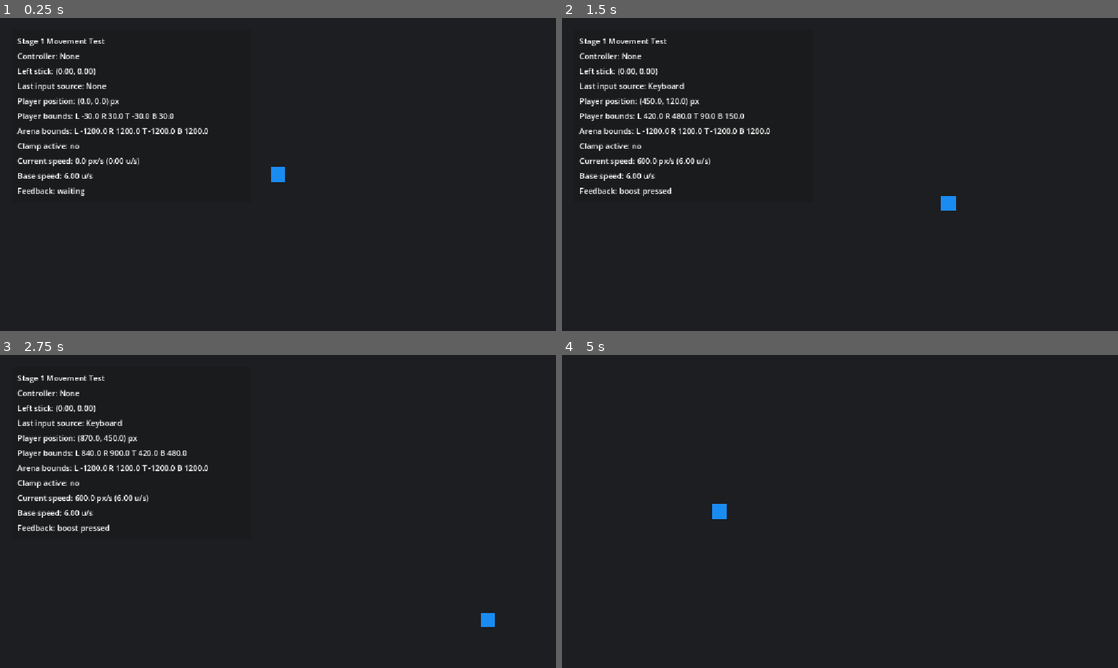
Above: before the commit, frames 1-4 (two rows, left to right).
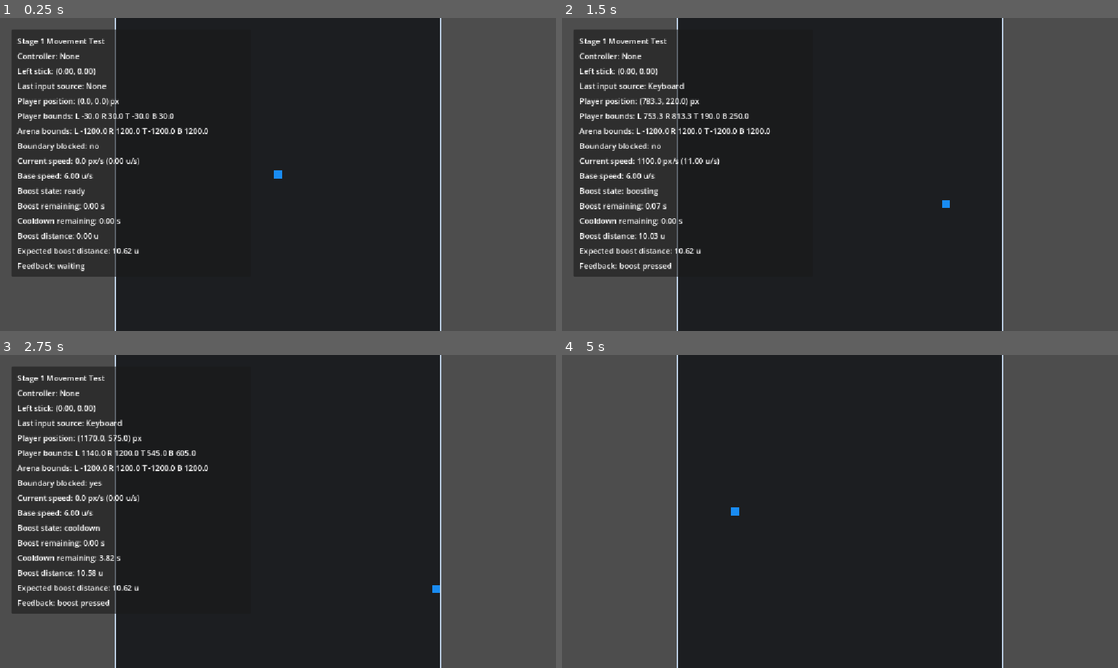
Above: after the commit, the same moments.

Repository: mrubinelli/Melee-Mayhem
Game: Godot game, scene res://scenes/main.tscn
The game is run twice, just before and just after one commit, with the same random seed, the same clock (stepped at 60 frames per second) and the same inputs.
Inputs:
- Up to frame 1 (0.25 s): no input
- Up to frame 2 (1.5 s): tap Enter at 0.5 s; hold D (move_right) 0.53-1.28 s; hold Space (boost) 0.53-1.28 s; hold S (move_down) from 1.28 s (still down); tap Space (boost) at 1.35 s
- Up to frame 3 (2.75 s): release S (move_down) at 2.03 s; hold D (move_right) from 2.03 s (still down); hold Space (boost) from 2.03 s (still down)
- Up to frame 4 (5 s): release D (move_right) at 2.78 s; release Space (boost) at 2.78 s; hold W (move_up) 2.78-3.53 s; tap Space (boost) at 2.85, 4.35 s; hold Space (boost) 3.53-4.28 s; hold A (move_left) from 3.53 s (still down); tap R (reset) at 4.15 s; tap F5 (toggle_debug) at 4.9 s

The runs differ from the first frame. In frame 1, 29% of the frame differs, in the area x 0-100%, y 0-100%; in frame 2, 29%; in frame 3, 29%; in frame 4, 42%.

Commit message:
Add Stage 2 generic boost prototype

Diff:
--- a/project.godot
+++ b/project.godot
@@ -11,82 +11,82 @@
 [application]
 
 config/name="Melee Mayhem"
+run/main_scene="res://scenes/main.tscn"
 config/features=PackedStringArray("4.7", "GL Compatibility")
 config/icon="res://icon.svg"
-run/main_scene="res://scenes/main.tscn"
 
 [display]
 
 window/stretch/mode="canvas_items"
 window/stretch/aspect="expand"
 
-[physics]
-
-3d/physics_engine="Jolt Physics"
-
 [input]
 
 move_left={
 "deadzone": 0.5,
-"events": [Object(InputEventKey,"resource_local_to_scene":false,"device":-1,"window_id":0,"alt_pressed":f …(185 unchanged characters)…
-, Object(InputEventJoypadMotion,"resource_local_to_scene":false,"device":-1,"axis":0,"axis_value":-1.0,"script":null)
+"events": [Object(InputEventKey,"resource_local_to_scene":false,"resource_name":"","device":-1,"window_id":0,"alt_pressed":f …(185 unchanged characters)…
+, Object(InputEventJoypadMotion,"resource_local_to_scene":false,"resource_name":"","device":-1,"axis":0,"axis_value":-1.0,"script":null)
 ]
 }
 move_right={
 "deadzone": 0.5,
-"events": [Object(InputEventKey,"resource_local_to_scene":false,"device":-1,"window_id":0,"alt_pressed":f …(185 unchanged characters)…
-, Object(InputEventJoypadMotion,"resource_local_to_scene":false,"device":-1,"axis":0,"axis_value":1.0,"script":null)
+"events": [Object(InputEventKey,"resource_local_to_scene":false,"resource_name":"","device":-1,"window_id":0,"alt_pressed":f …(185 unchanged characters)…
+, Object(InputEventJoypadMotion,"resource_local_to_scene":false,"resource_name":"","device":-1,"axis":0,"axis_value":1.0,"script":null)
 ]
 }
 move_up={
 "deadzone": 0.5,
-"events": [Object(InputEventKey,"resource_local_to_scene":false,"device":-1,"window_id":0,"alt_pressed":f …(185 unchanged characters)…
-, Object(InputEventJoypadMotion,"resource_local_to_scene":false,"device":-1,"axis":1,"axis_value":-1.0,"script":null)
+"events": [Object(InputEventKey,"resource_local_to_scene":false,"resource_name":"","device":-1,"window_id":0,"alt_pressed":f …(185 unchanged characters)…
+, Object(InputEventJoypadMotion,"resource_local_to_scene":false,"resource_name":"","device":-1,"axis":1,"axis_value":-1.0,"script":null)
 ]
 }
 move_down={
 "deadzone": 0.5,
-"events": [Object(InputEventKey,"resource_local_to_scene":false,"device":-1,"window_id":0,"alt_pressed":f …(185 unchanged characters)…
-, Object(InputEventJoypadMotion,"resource_local_to_scene":false,"device":-1,"axis":1,"axis_value":1.0,"script":null)
+"events": [Object(InputEventKey,"resource_local_to_scene":false,"resource_name":"","device":-1,"window_id":0,"alt_pressed":f …(185 unchanged characters)…
+, Object(InputEventJoypadMotion,"resource_local_to_scene":false,"resource_name":"","device":-1,"axis":1,"axis_value":1.0,"script":null)
 ]
 }
 boost={
 "deadzone": 0.5,
-"events": [Object(InputEventKey,"resource_local_to_scene":false,"device":-1,"window_id":0,"alt_pressed":f …(185 unchanged characters)…
-, Object(InputEventJoypadMotion,"resource_local_to_scene":false,"device":-1,"axis":5,"axis_value":1.0,"script":null)
+"events": [Object(InputEventKey,"resource_local_to_scene":false,"resource_name":"","device":-1,"window_id":0,"alt_pressed":f …(185 unchanged characters)…
+, Object(InputEventJoypadMotion,"resource_local_to_scene":false,"resource_name":"","device":-1,"axis":5,"axis_value":1.0,"script":null)
 ]
 }
 cancel={
 "deadzone": 0.5,
-"events": [Object(InputEventKey,"resource_local_to_scene":false,"device":-1,"window_id":0,"alt_pressed":f …(190 unchanged characters)…
-, Object(InputEventJoypadButton,"resource_local_to_scene":false,"device":-1,"button_index":1,"pressure":0.0,"pressed":false,"script":null)
+"events": [Object(InputEventKey,"resource_local_to_scene":false,"resource_name":"","device":-1,"window_id":0,"alt_pressed":f …(190 unchanged characters)…
+, Object(InputEventJoypadButton,"resource_local_to_scene":false,"resource_name":"","device":-1,"button_index":1,"pressure":0.0,"pressed":false,"script":null)
 ]
 }
 reset={
 "deadzone": 0.5,
-"events": [Object(InputEventKey,"resource_local_to_scene":false,"device":-1,"window_id":0,"alt_pressed":f …(185 unchanged characters)…
-, Object(InputEventJoypadButton,"resource_local_to_scene":false,"device":-1,"button_index":6,"pressure":0.0,"pressed":false,"script":null)
+"events": [Object(InputEventKey,"resource_local_to_scene":false,"resource_name":"","device":-1,"window_id":0,"alt_pressed":f …(185 unchanged characters)…
+, Object(InputEventJoypadButton,"resource_local_to_scene":false,"resource_name":"","device":-1,"button_index":6,"pressure":0.0,"pressed":false,"script":null)
 ]
 }
 switch_archetype={
 "deadzone": 0.5,
-"events": [Object(InputEventKey,"resource_local_to_scene":false,"device":-1,"window_id":0,"alt_pressed":f …(185 unchanged characters)…
-, Object(InputEventKey,"resource_local_to_scene":false,"device":-1,"window_id":0,"alt_pressed":false,"shift_pressed":false,"ctrl_pressed":false,"meta_pressed":false,"pressed":false,"keycode":0,"physical_keycode":50,"key_label":0,"unicode":0,"location":0,"echo":false,"script":null)
-, Object(InputEventKey,"resource_local_to_scene":false,"device":-1,"window_id":0,"alt_pressed":false,"shift_pressed":false,"ctrl_pressed":false,"meta_pressed":false,"pressed":false,"keycode":0,"physical_keycode":51,"key_label":0,"unicode":0,"location":0,"echo":false,"script":null)
-, Object(InputEventKey,"resource_local_to_scene":false,"device":-1,"window_id":0,"alt_pressed":false,"shift_pressed":false,"ctrl_pressed":false,"meta_pressed":false,"pressed":false,"keycode":0,"physical_keycode":52,"key_label":0,"unicode":0,"location":0,"echo":false,"script":null)
-, Object(InputEventKey,"resource_local_to_scene":false,"device":-1,"window_id":0,"alt_pressed":false,"shift_pressed":false,"ctrl_pressed":false,"meta_pressed":false,"pressed":false,"keycode":0,"physical_keycode":53,"key_label":0,"unicode":0,"location":0,"echo":false,"script":null)
-, Object(InputEventJoypadButton,"resource_local_to_scene":false,"device":-1,"button_index":11,"pressure":0.0,"pressed":false,"script":null)
-, Object(InputEventJoypadButton,"resource_local_to_scene":false,"device":-1,"button_index":12,"pressure":0.0,"pressed":false,"script":null)
-, Object(InputEventJoypadButton,"resource_local_to_scene":false,"device":-1,"button_index":13,"pressure":0.0,"pressed":false,"script":null)
-, Object(InputEventJoypadButton,"resource_local_to_scene":false,"device":-1,"button_index":14,"pressure":0.0,"pressed":false,"script":null)
+"events": [Object(InputEventKey,"resource_local_to_scene":false,"resource_name":"","device":-1,"window_id":0,"alt_pressed":f …(185 unchanged characters)…
+, Object(InputEventKey,"resource_local_to_scene":false,"resource_name":"","device":-1,"window_id":0,"alt_pressed":false,"shift_pressed":false,"ctrl_pressed":false,"meta_pressed":false,"pressed":false,"keycode":0,"physical_keycode":50,"key_label":0,"unicode":0,"location":0,"echo":false,"script":null)
+, Object(InputEventKey,"resource_local_to_scene":false,"resource_name":"","device":-1,"window_id":0,"alt_pressed":false,"shift_pressed":false,"ctrl_pressed":false,"meta_pressed":false,"pressed":false,"keycode":0,"physical_keycode":51,"key_label":0,"unicode":0,"location":0,"echo":false,"script":null)
+, Object(InputEventKey,"resource_local_to_scene":false,"resource_name":"","device":-1,"window_id":0,"alt_pressed":false,"shift_pressed":false,"ctrl_pressed":false,"meta_pressed":false,"pressed":false,"keycode":0,"physical_keycode":52,"key_label":0,"unicode":0,"location":0,"echo":false,"script":null)
+, Object(InputEventKey,"resource_local_to_scene":false,"resource_name":"","device":-1,"window_id":0,"alt_pressed":false,"shift_pressed":false,"ctrl_pressed":false,"meta_pressed":false,"pressed":false,"keycode":0,"physical_keycode":53,"key_label":0,"unicode":0,"location":0,"echo":false,"script":null)
+, Object(InputEventJoypadButton,"resource_local_to_scene":false,"resource_name":"","device":-1,"button_index":11,"pressure":0.0,"pressed":false,"script":null)
+, Object(InputEventJoypadButton,"resource_local_to_scene":false,"resource_name":"","device":-1,"button_index":12,"pressure":0.0,"pressed":false,"script":null)
+, Object(InputEventJoypadButton,"resource_local_to_scene":false,"resource_name":"","device":-1,"button_index":13,"pressure":0.0,"pressed":false,"script":null)
+, Object(InputEventJoypadButton,"resource_local_to_scene":false,"resource_name":"","device":-1,"button_index":14,"pressure":0.0,"pressed":false,"script":null)
 ]
 }
 toggle_debug={
 "deadzone": 0.5,
-"events": [Object(InputEventKey,"resource_local_to_scene":false,"device":-1,"window_id":0,"alt_pressed":f …(190 unchanged characters)…
-, Object(InputEventJoypadButton,"resource_local_to_scene":false,"device":-1,"button_index":3,"pressure":0.0,"pressed":false,"script":null)
+"events": [Object(InputEventKey,"resource_local_to_scene":false,"resource_name":"","device":-1,"window_id":0,"alt_pressed":f …(190 unchanged characters)…
+, Object(InputEventJoypadButton,"resource_local_to_scene":false,"resource_name":"","device":-1,"button_index":3,"pressure":0.0,"pressed":false,"script":null)
 ]
 }
+
+[physics]
+
+3d/physics_engine="Jolt Physics"
 
 [rendering]
 
--- /dev/null
+++ b/resources/boost/generic_boost_tuning.tres
@@ -0,0 +1,11 @@
+[gd_resource type="Resource" script_class="BoostTuning" load_steps=2 format=3]
+
+[ext_resource type="Script" path="res://scripts/player/boost_tuning.gd" id="1_boost_tuning"]
+
+[resource]
+script = ExtResource("1_boost_tuning")
+duration = 1.0
+top_speed_units = 11.0
+time_to_top_speed = 0.15
+cooldown = 5.0
+steering_strength = 1.0
--- a/scenes/main.tscn
+++ b/scenes/main.tscn
@@ -17,7 +17,7 @@
 
 [node name="Camera2D" type="Camera2D" parent="."]
 position = Vector2(0, 0)
-zoom = Vector2(0.5, 0.5)
+zoom = Vector2(0.28, 0.28)
 position_smoothing_enabled = false
 enabled = true
 
@@ -29,7 +29,7 @@
 offset_left = 24.0
 offset_top = 24.0
 offset_right = 520.0
-offset_bottom = 332.0
+offset_bottom = 480.0
 
 [node name="Margin" type="MarginContainer" parent="DebugPanel/Panel"]
 layout_mode = 2
@@ -79,7 +79,7 @@
 [node name="ClampLabel" type="Label" parent="DebugPanel/Panel/Margin/Rows"]
 unique_name_in_owner = true
 layout_mode = 2
-text = "Clamp active: no"
+text = "Boundary blocked: no"
 
 [node name="SpeedLabel" type="Label" parent="DebugPanel/Panel/Margin/Rows"]
 unique_name_in_owner = true
@@ -91,6 +91,31 @@
 layout_mode = 2
 text = "Base speed: 6.00 u/s"
 
+[node name="BoostStateLabel" type="Label" parent="DebugPanel/Panel/Margin/Rows"]
+unique_name_in_owner = true
+layout_mode = 2
+text = "Boost state: ready"
+
+[node name="BoostTimeLabel" type="Label" parent="DebugPanel/Panel/Margin/Rows"]
+unique_name_in_owner = true
+layout_mode = 2
+text = "Boost remaining: 0.00 s"
+
+[node name="CooldownLabel" type="Label" parent="DebugPanel/Panel/Margin/Rows"]
+unique_name_in_owner = true
+layout_mode = 2
+text = "Cooldown remaining: 0.00 s"
+
+[node name="BoostDistanceLabel" type="Label" parent="DebugPanel/Panel/Margin/Rows"]
+unique_name_in_owner = true
+layout_mode = 2
+text = "Boost distance: 0.00 u"
+
+[node name="ExpectedBoostDistanceLabel" type="Label" parent="DebugPanel/Panel/Margin/Rows"]
+unique_name_in_owner = true
+layout_mode = 2
+text = "Expected boost distance: 0.00 u"
+
 [node name="FeedbackLabel" type="Label" parent="DebugPanel/Panel/Margin/Rows"]
 unique_name_in_owner = true
 layout_mode = 2
--- a/scenes/player.tscn
+++ b/scenes/player.tscn
@@ -1,6 +1,7 @@
-[gd_scene load_steps=3 format=3]
+[gd_scene load_steps=4 format=3]
 
 [ext_resource type="Script" path="res://scripts/player/player_controller.gd" id="1_player"]
+[ext_resource type="Resource" path="res://resources/boost/generic_boost_tuning.tres" id="2_boost_tuning"]
 
 [sub_resource type="RectangleShape2D" id="RectangleShape2D_player"]
 size = Vector2(60, 60)
@@ -8,6 +9,7 @@
 [node name="Player" type="CharacterBody2D"]
 collision_mask = 2
 script = ExtResource("1_player")
+boost_tuning = ExtResource("2_boost_tuning")
 
 [node name="Body" type="Polygon2D" parent="."]
 polygon = PackedVector2Array(-30, -30, 30, -30, 30, 30, -30, 30)
--- a/scripts/input/input_device_test.gd
+++ b/scripts/input/input_device_test.gd
@@ -18,6 +18,11 @@
 	debug_panel.set_arena_bounds(player.get_arena_bounds())
 	debug_panel.set_clamp_active(player.is_clamp_active())
 	debug_panel.set_player_speed(player.get_speed_pixels(), player.get_speed_units())
+	debug_panel.set_boost_state(player.get_boost_state_name())
+	debug_panel.set_boost_time_remaining(player.get_boost_time_remaining())
+	debug_panel.set_cooldown_remaining(player.get_cooldown_remaining())
+	debug_panel.set_boost_distance(player.get_boost_distance_units())
+	debug_panel.set_expected_boost_distance(player.get_expected_boost_distance_units())
 
 
 func _unhandled_input(event: InputEvent) -> void:
--- /dev/null
+++ b/scripts/player/boost_tuning.gd
@@ -0,0 +1,8 @@
+extends Resource
+class_name BoostTuning
+
+@export var duration := 1.0
+@export var top_speed_units := 11.0
+@export var time_to_top_speed := 0.15
+@export var cooldown := 5.0
+@export_range(0.0, 1.0, 0.01) var steering_strength := 1.0
--- a/scripts/player/player_controller.gd
+++ b/scripts/player/player_controller.gd
@@ -1,4 +1,10 @@
 extends CharacterBody2D
+
+enum BoostState {
+	READY,
+	BOOSTING,
+	COOLDOWN,
+}
 
 const DESIGN_UNIT_PIXELS := 100.0
 const BASE_SPEED_UNITS := 6.0
@@ -8,27 +14,50 @@
 const PLAYER_HALF_SIZE_PIXELS := PLAYER_SIZE_PIXELS * 0.5
 const MIN_CENTER := (ARENA_SIZE_PIXELS * -0.5) + PLAYER_HALF_SIZE_PIXELS
 const MAX_CENTER := (ARENA_SIZE_PIXELS * 0.5) - PLAYER_HALF_SIZE_PIXELS
+const CLAMP_EPSILON_PIXELS := 1.0
+const INPUT_DEADZONE := 0.25
 
 @export var spawn_position := Vector2.ZERO
+@export var boost_tuning: BoostTuning
 
 var _clamp_active := false
 var _input_direction := Vector2.ZERO
+var _intended_velocity := Vector2.ZERO
+# Current prototype facing is represented by the last non-zero movement direction.
+# Later third-person chase camera work should map this to visible character facing/running direction.
+var _facing_direction := Vector2.RIGHT
+var _boost_state := BoostState.READY
+var _boost_direction := Vector2.RIGHT
+var _boost_elapsed := 0.0
+var _boost_time_remaining := 0.0
+var _cooldown_remaining := 0.0
+var _boost_distance_pixels := 0.0
 
 
 func _ready() -> void:
 	reset_to_spawn()
 
 
-func _physics_process(_delta: float) -> void:
-	_input_direction = Input.get_vector("move_left", "move_right", "move_up", "move_down")
-	velocity = _input_direction * BASE_SPEED_PIXELS
+func _physics_process(delta: float) -> void:
+	_input_direction = _get_movement_direction()
+	if not _input_direction.is_zero_approx():
+		_facing_direction = _input_direction.normalized()
+
+	_update_boost_state(delta)
+	_intended_velocity = _get_target_velocity()
+	velocity = _intended_velocity
+	var position_before_move := global_position
 	move_and_slide()
 	_clamp_to_arena()
+	if _boost_state == BoostState.BOOSTING:
+		_boost_distance_pixels += global_position.distance_to(position_before_move)
 
 
 func reset_to_spawn() -> void:
 	global_position = spawn_position
 	velocity = Vector2.ZERO
+	_intended_velocity = Vector2.ZERO
+	_clear_boost()
 	_clamp_to_arena()
 
 
@@ -45,11 +74,22 @@
 
 
 func _is_pushing_against_clamp() -> bool:
+	var player_bounds := get_clamped_player_bounds()
+	var arena_bounds := get_arena_bounds()
+	var player_left := player_bounds.position.x
+	var player_right := player_bounds.position.x + player_bounds.size.x
+	var player_top := player_bounds.position.y
+	var player_bottom := player_bounds.position.y + player_bounds.size.y
+	var arena_left := arena_bounds.position.x
+	var arena_right := arena_bounds.position.x + arena_bounds.size.x
+	var arena_top := arena_bounds.position.y
+	var arena_bottom := arena_bounds.position.y + arena_bounds.size.y
+
 	return (
-		(global_position.x <= MIN_CENTER.x and _input_direction.x < 0.0)
-		or (global_position.x >= MAX_CENTER.x and _input_direction.x > 0.0)
-		or (global_position.y <= MIN_CENTER.y and _input_direction.y < 0.0)
-		or (global_position.y >= MAX_CENTER.y and _input_direction.y > 0.0)
+		(player_left <= arena_left + CLAMP_EPSILON_PIXELS and _intended_velocity.x < 0.0)
+		or (player_right >= arena_right - CLAMP_EPSILON_PIXELS and _intended_velocity.x > 0.0)
+		or (player_top <= arena_top + CLAMP_EPSILON_PIXELS and _intended_velocity.y < 0.0)
+		or (player_bottom >= arena_bottom - CLAMP_EPSILON_PIXELS and _intended_velocity.y > 0.0)
 	)
 
 
@@ -79,3 +119,172 @@
 
 func is_clamp_active() -> bool:
 	return _clamp_active
+
+
+func get_boost_state_name() -> String:
+	match _boost_state:
+		BoostState.BOOSTING:
+			return "boosting"
+		BoostState.COOLDOWN:
+			return "cooldown"
+		_:
+			return "ready"
+
+
+func get_boost_time_remaining() -> float:
+	return _boost_time_remaining
+
+
+func get_cooldown_remaining() -> float:
+	return _cooldown_remaining
+
+
+func get_boost_distance_units() -> float:
+	return _boost_distance_pixels / DESIGN_UNIT_PIXELS
+
+
+func get_expected_boost_distance_units() -> float:
+	if boost_tuning == null:
+		return 0.0
+
+	var duration: float = maxf(boost_tuning.duration, 0.0)
+	var top_speed: float = maxf(boost_tuning.top_speed_units, 0.0)
+	var acceleration_time: float = maxf(boost_tuning.time_to_top_speed, 0.0)
+	if duration <= 0.0:
+		return 0.0
+	if acceleration_time <= 0.0:
+		return top_speed * duration
+
+	var ramp_time: float = minf(acceleration_time, duration)
+	var ramp_end_ratio := ramp_time / acceleration_time
+	var ramp_end_speed := lerpf(BASE_SPEED_UNITS, top_speed, ramp_end_ratio)
+	var acceleration_distance: float = ((BASE_SPEED_UNITS + ramp_end_speed) * 0.5) * ramp_time
+	var full_speed_distance: float = top_speed * maxf(duration - ramp_time, 0.0)
+	return acceleration_distance + full_speed_distance
+
+
+func _get_movement_direction() -> Vector2:
+	var keyboard_direction := _get_keyboard_direction()
+	if not keyboard_direction.is_zero_approx():
+		return keyboard_direction
+
+	var gamepad_direction := Input.get_vector("move_left", "move_right", "move_up", "move_down")
+	if gamepad_direction.length() < INPUT_DEADZONE:
+		return Vector2.ZERO
+
+	return gamepad_direction
+
+
+func _get_keyboard_direction() -> Vector2:
+	var keyboard_direction := Vector2(
+		_get_keyboard_action_strength("move_right") - _get_keyboard_action_strength("move_left"),
+		_get_keyboard_action_strength("move_down") - _get_keyboard_action_strength("move_up")
+	)
+	if keyboard_direction.length() > 1.0:
+		return keyboard_direction.normalized()
+
+	return keyboard_direction
+
+
+func _get_keyboard_action_strength(action_name: StringName) -> float:
+	for event in InputMap.action_get_events(action_name):
+		if event is InputEventKey:
+			var key_event := event as InputEventKey
+			if key_event.physical_keycode != 0 and Input.is_physical_key_pressed(key_event.physical_keycode):
+				return 1.0
+			if key_event.physical_keycode == 0 and Input.is_key_pressed(key_event.keycode):
+				return 1.0
+
+	return 0.0
+
+
+func _update_boost_state(delta: float) -> void:
+	match _boost_state:
+		BoostState.READY:
+			if Input.is_action_just_pressed("boost") and boost_tuning != null:
+				_start_boost()
+		BoostState.BOOSTING:
+			_boost_elapsed += delta
+			_boost_time_remaining = maxf(_boost_time_remaining - delta, 0.0)
+			if _boost_time_remaining <= 0.0:
+				_start_cooldown()
+		BoostState.COOLDOWN:
+			_cooldown_remaining = maxf(_cooldown_remaining - delta, 0.0)
+			if _cooldown_remaining <= 0.0:
+				_boost_state = BoostState.READY
+
+
+func _get_target_velocity() -> Vector2:
+	if _boost_state != BoostState.BOOSTING or boost_tuning == null:
+		return _input_direction * BASE_SPEED_PIXELS
+
+	if not _input_direction.is_zero_approx():
+		var steer_weight: float = clampf(boost_tuning.steering_strength, 0.0, 1.0)
+		var target_direction := _input_direction.normalized()
+		_boost_direction = _steer_boost_direction(_boost_direction, target_direction, steer_weight)
+
+	var speed_units := _get_current_boost_speed_units()
+	return _boost_direction * speed_units * DESIGN_UNIT_PIXELS
+
+
+func _steer_boost_direction(current_direction: Vector2, target_direction: Vector2, steer_weight: float) -> Vector2:
+	if steer_weight <= 0.0:
+		return current_direction
+	if steer_weight >= 1.0:
+		return target_direction
+
+	var current := current_direction.normalized()
+	var target := target_direction.normalized()
+	if current.is_zero_approx():
+		return target
+
+	if current.dot(target) <= -0.9999:
+		return current.rotated(PI * steer_weight).normalized()
+
+	return current.slerp(target, steer_weight).normalized()
+
+
+func _get_current_boost_speed_units() -> float:
+	var top_speed: float = maxf(boost_tuning.top_speed_units, 0.0)
+	var acceleration_time: float = maxf(boost_tuning.time_to_top_speed, 0.0)
+	if acceleration_time <= 0.0:
+		return top_speed
+
+	var acceleration_ratio: float = clampf(_boost_elapsed / acceleration_time, 0.0, 1.0)
+	return lerpf(BASE_SPEED_UNITS, top_speed, acceleration_ratio)
+
+
+func _start_boost() -> void:
+	_boost_state = BoostState.BOOSTING
+	_boost_elapsed = 0.0
+	_boost_time_remaining = maxf(boost_tuning.duration, 0.0)
+	_cooldown_remaining = 0.0
+	_boost_distance_pixels = 0.0
+
+	# Boost uses active movement input first; neutral boost uses current facing.
+	if not _input_direction.is_zero_approx():
+		_boost_direction = _input_direction.normalized()
+	elif not _facing_direction.is_zero_approx():
+		_boost_direction = _facing_direction.normalized()
+	else:
+		_boost_direction = Vector2.RIGHT
+
+	if _boost_time_remaining <= 0.0:
+		_start_cooldown()
+
+
+func _start_cooldown() -> void:
+	_boost_state = BoostState.COOLDOWN
+	_boost_time_remaining = 0.0
+	_cooldown_remaining = maxf(boost_tuning.cooldown, 0.0)
+	if _cooldown_remaining <= 0.0:
+		_boost_state = BoostState.READY
+
+
+func _clear_boost() -> void:
+	_boost_state = BoostState.READY
+	_boost_direction = Vector2.RIGHT
+	_boost_elapsed = 0.0
+	_boost_time_remaining = 0.0
+	_cooldown_remaining = 0.0
+	_boost_distance_pixels = 0.0
--- a/scripts/ui/debug_panel.gd
+++ b/scripts/ui/debug_panel.gd
@@ -9,6 +9,11 @@
 @onready var clamp_label: Label = %ClampLabel
 @onready var speed_label: Label = %SpeedLabel
 @onready var base_speed_label: Label = %BaseSpeedLabel
+@onready var boost_state_label: Label = %BoostStateLabel
+@onready var boost_time_label: Label = %BoostTimeLabel
+@onready var cooldown_label: Label = %CooldownLabel
+@onready var boost_distance_label: Label = %BoostDistanceLabel
+@onready var expected_boost_distance_label: Label = %ExpectedBoostDistanceLabel
 @onready var feedback_label: Label = %FeedbackLabel
 
 var _feedback_time := 0.0
@@ -54,7 +59,7 @@
 
 
 func set_clamp_active(is_active: bool) -> void:
-	clamp_label.text = "Clamp active: %s" % ("yes" if is_active else "no")
+	clamp_label.text = "Boundary blocked: %s" % ("yes" if is_active else "no")
 
 
 func set_player_speed(speed_pixels: float, speed_units: float) -> void:
@@ -65,6 +70,26 @@
 	base_speed_label.text = "Base speed: %.2f u/s" % base_speed_units
 
 
+func set_boost_state(state_name: String) -> void:
+	boost_state_label.text = "Boost state: %s" % state_name
+
+
+func set_boost_time_remaining(time_remaining: float) -> void:
+	boost_time_label.text = "Boost remaining: %.2f s" % time_remaining
+
+
+func set_cooldown_remaining(time_remaining: float) -> void:
+	cooldown_label.text = "Cooldown remaining: %.2f s" % time_remaining
+
+
+func set_boost_distance(distance_units: float) -> void:
+	boost_distance_label.text = "Boost distance: %.2f u" % distance_units
+
+
+func set_expected_boost_distance(distance_units: float) -> void:
+	expected_boost_distance_label.text = "Expected boost distance: %.2f u" % distance_units
+
+
 func toggle_panel() -> void:
 	visible = not visible
 
Not shown, added: scripts/player/boost_tuning.gd.uid
Not shown, changed: DESIGN_SPEC.md
